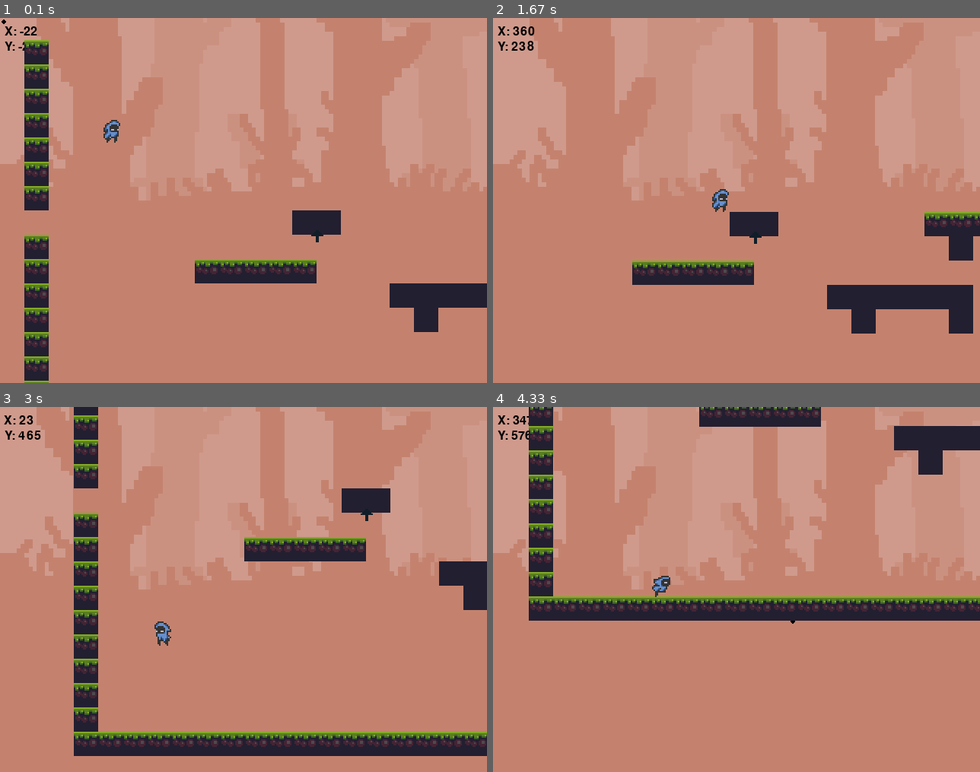
Above: before the commit, frames 1-4 (two rows, left to right).
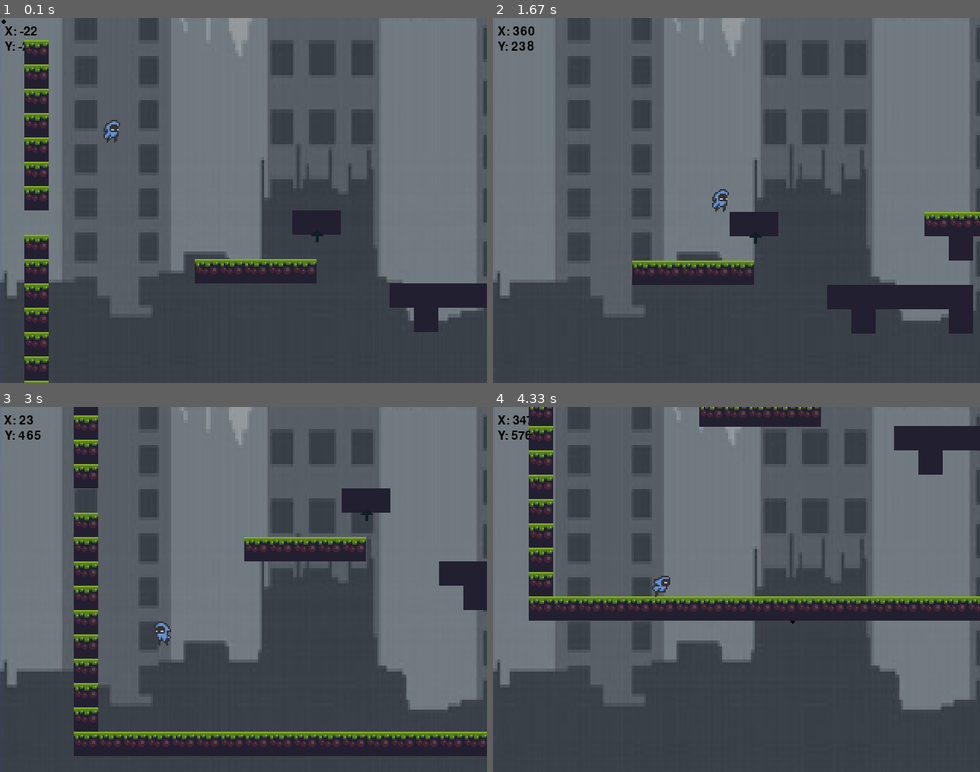
Above: after the commit, the same moments.

Repository: JosephBarbu1/MonsterSurvival
Game: pygame game, started from main.py
The game is run twice, just before and just after one commit, with the same random seed, the same clock (stepped at 60 frames per second) and the same inputs.
Inputs (mouse positions are in pixels of both pictures, inside the frame that each line leads up to):
- Up to frame 1 (0.1 s): no input
- Up to frame 2 (1.67 s): hold Right 0.33-0.8 s; move the mouse to (717, 215) at 0.37 s; hold Up 0.83-1.13 s; move the mouse to (892, 189) at 0.87 s; hold Right 1.17-1.63 s; move the mouse to (736, 222) at 1.2 s
- Up to frame 3 (3 s): hold Left 1.67-2.2 s; move the mouse to (126, 593) at 1.7 s; hold Left 2.23-2.63 s; move the mouse to (292, 669) at 2.27 s; hold Up from 2.67 s (still down); move the mouse to (92, 673) at 2.7 s
- Up to frame 4 (4.33 s): release Up at 3.03 s; hold Right 3.07-3.7 s; move the mouse to (809, 461) at 3.1 s; hold Left 3.73-4.2 s; move the mouse to (916, 717) at 3.77 s; hold Right from 4.23 s (still down); move the mouse to (794, 622) at 4.27 s

The runs differ from the first frame. In frame 1, 91% of the frame differs, in the area x 0-100%, y 0-100%; in frame 2, 94%; in frame 3, 87%; in frame 4, 88%.

Commit message:
background.

Diff:
--- a/main.py
+++ b/main.py
@@ -48,7 +48,7 @@
 
 #Screen Configuration
 #-------------------------------------------------------------------------------
-scene = pygame.image.load(r"C:\Users\Joseph\Desktop\CSE098_Project\MonsterSurvival\spritesheets\background\background.png")
+scene = pygame.image.load(r"C:\Users\Joseph\Desktop\CSE098_Project\MonsterSurvival\spritesheets\background\background2.png")
 screen = pygame.display.set_mode(WINDOW_SIZE,0,32)
 display = pygame.Surface((320, 140))
 true_display=pygame.transform.scale(display, WINDOW_SIZE)
Binary file added: spritesheets/background/background2.PNG
